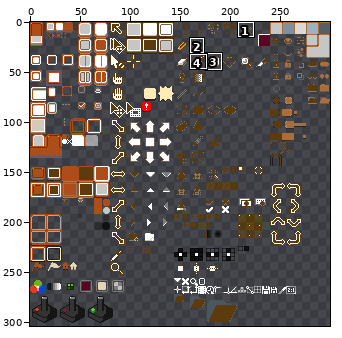
Sprite sheet: sheet.png. The first picture is a wide view before the edit; the outline marks the close-up.
Close-up. As it was:
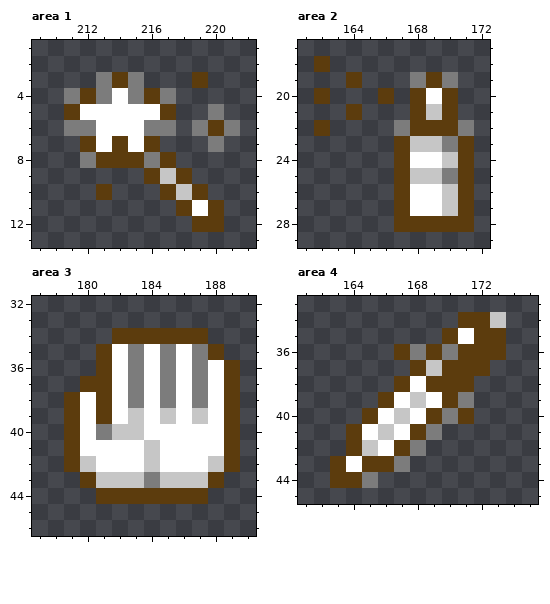
The file is 300x304 pixels. Pixels under 10% opacity are left out. Colours within 5 levels of each other are drawn and written as one. Shown: area 1: x 209..222, y 1..13; area 2: x 161..172, y 17..29; area 3: x 177..190, y 32..46; area 4: x 161..175, y 33..45. The commit also changed other parts of the picture, which this record leaves out.
Once edited:
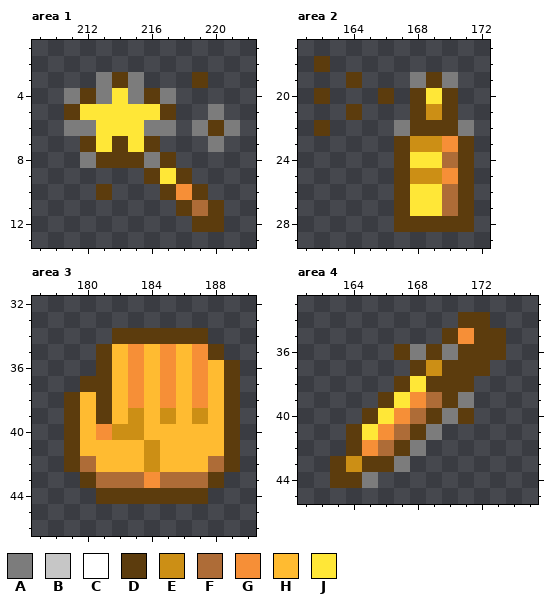
Palette (. is transparent): A #7c7c7c  B #c6c6c6  C #ffffff  D #5c3c0d  E #cc8f15  F #ae6c37  G #f68f37  H #ffbb31  J #ffe737
From old to new:
Area 1:
y 4: x 214 C -> J
y 5: x 212..216 CCCCC -> JJJJJ
y 6: x 213..215 CCC -> JJJ
y 7: x 213 C -> J; x 215 C -> J
y 9: x 217 B -> J
y 10: x 218 B -> G
y 11: x 219 C -> F
Area 2:
y 20: x 169 C -> J
y 21: x 169 B -> E
y 23: x 168..170 BBA -> EEG
y 24: x 168..170 CCB -> JJF
y 25: x 168..170 BBA -> EEG
y 26..27: x 168..170 CCB -> JJF
Area 3:
y 35: x 182..187 CACACA -> HGHGHG
y 36..37: x 182..188 CACACAC -> HGHGHGH
y 38: x 180 C -> H; x 182..188 CACACAC -> HGHGHGH
y 39: x 180 C -> H; x 182..188 CBCBCBC -> HEHEHEH
y 40: x 180..188 CABBCCCCC -> HGEEHHHHH
y 41: x 180..188 CCCCBCCCC -> HHHHEHHHH
y 42: x 180..188 BCCCBCCCB -> FHHHEHHHF
y 43: x 181..187 BBBABBB -> FFFGFFF
Area 4:
y 34: x 173 B -> .
y 35: x 171 C -> G
y 37: x 169 B -> E
y 38: x 168 C -> J
y 39: x 167..169 CBC -> JGF
y 40: x 166..168 CBC -> JGF
y 41: x 165..167 CBC -> JGF
y 42: x 165..166 BC -> GF
y 43: x 164 C -> E
